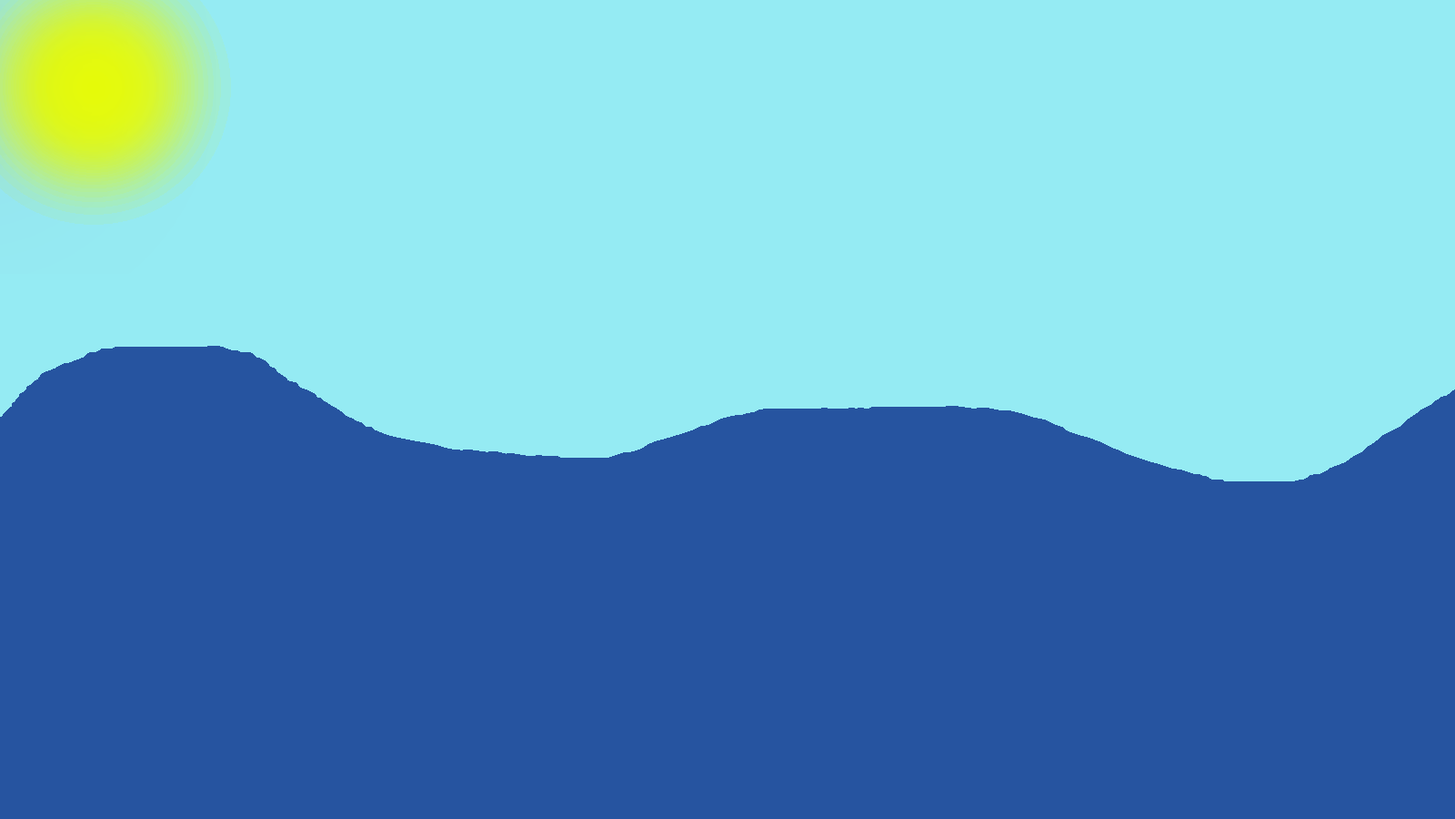
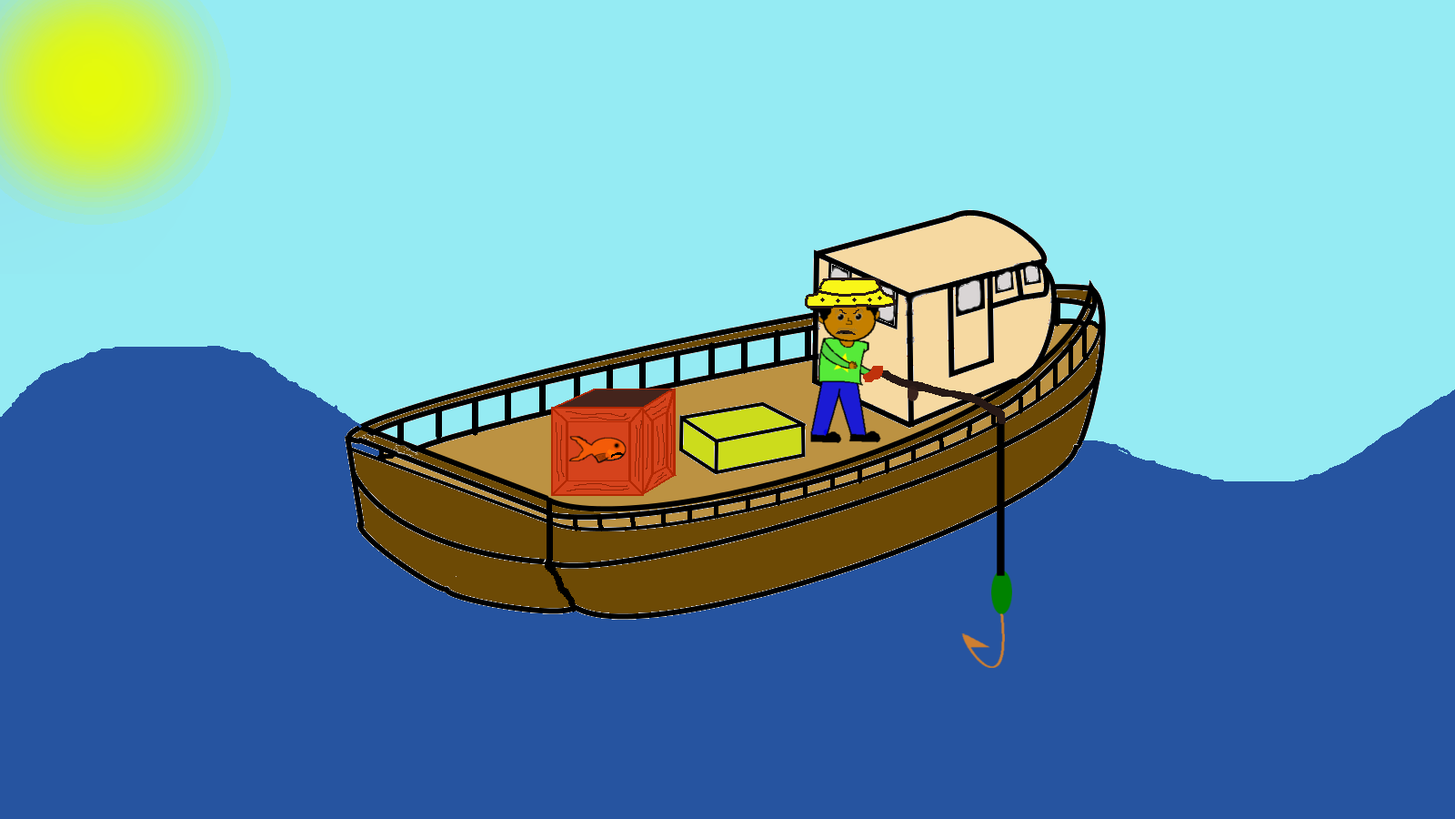
Two versions of the same layered image (w=1455, h=819). Layer-by-layer changes:
painted on "Background" over [334, 209, 1157, 668]
